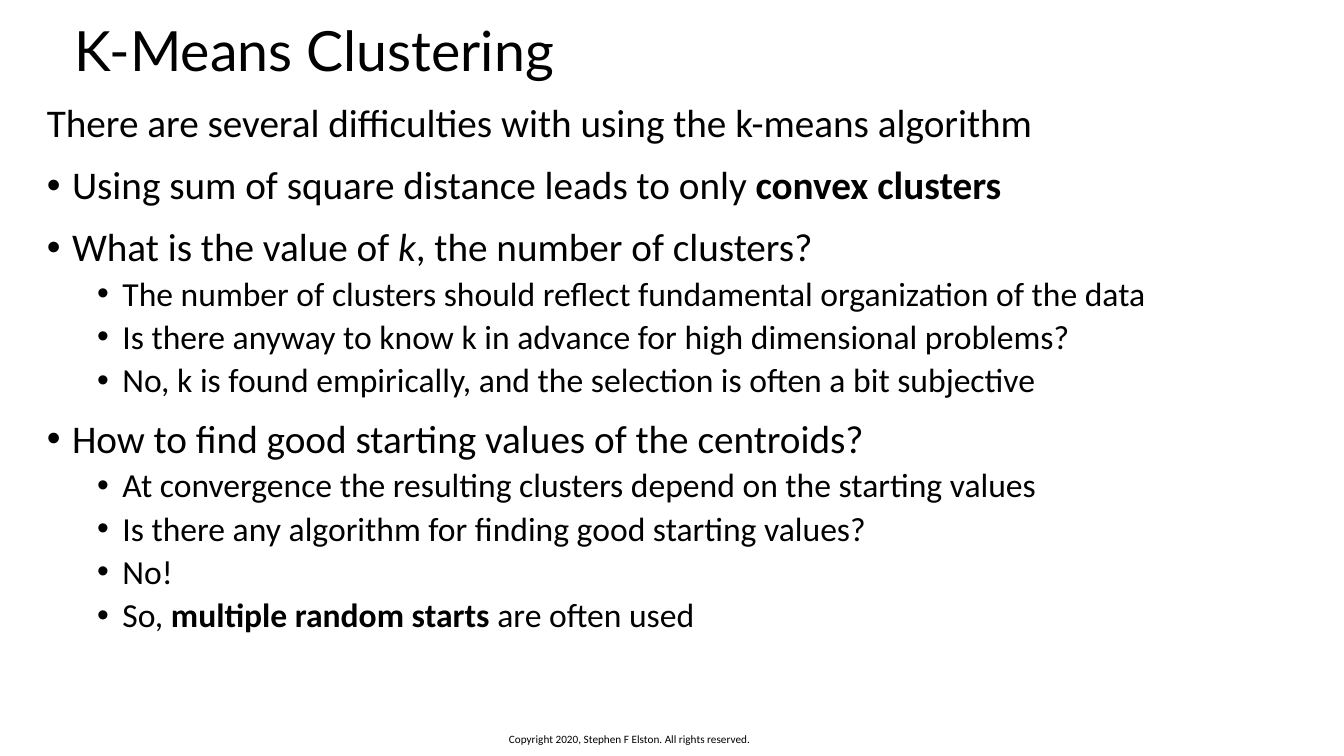
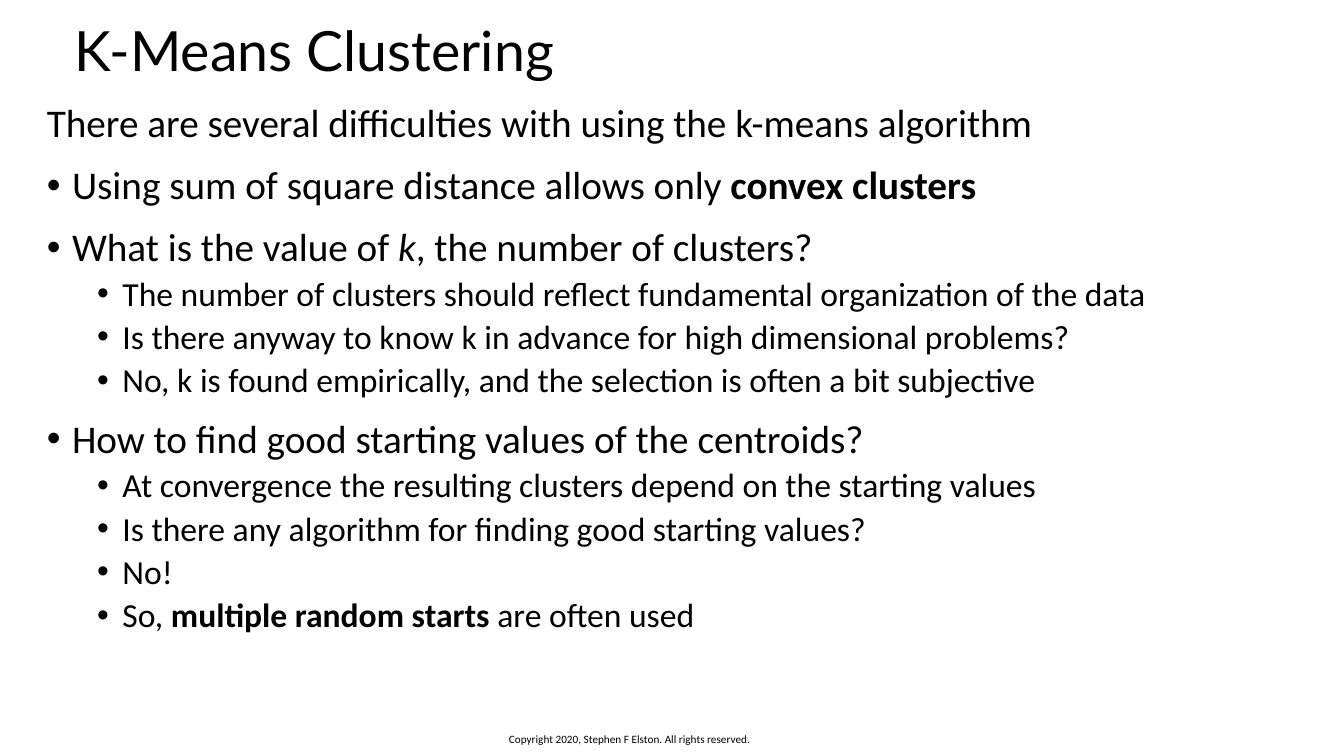
Before and after one commit to StephenElston/CSCI-E-108, a slide deck: slide 24 of slides/9_IntroductionToClustering_Part1.pptx. Drawn at 1344x756 pixels with LibreOffice and Linux fonts; fonts in the diff are those of the drawing. Boxes give left, top, right and bottom in pixels: in the first picture for what was removed or moved away, otherwise in the second. Text is boxed around its words. In the diff, an @@ line names an element or a change of style, - is before the commit and + after.

Commit message:
Added evaluation slides, corrected typos

```diff
--- a/slides/9_IntroductionToClustering_Part1.pptx
+++ b/slides/9_IntroductionToClustering_Part1.pptx
@@ text at [72,171,976,206]: text changed @@
-• Using sum of square distance leads to only convex clusters
+• Using sum of square distance allows only convex clusters
```
Also in this commit, not shown: 11 other slides changed, 13 slides added.
